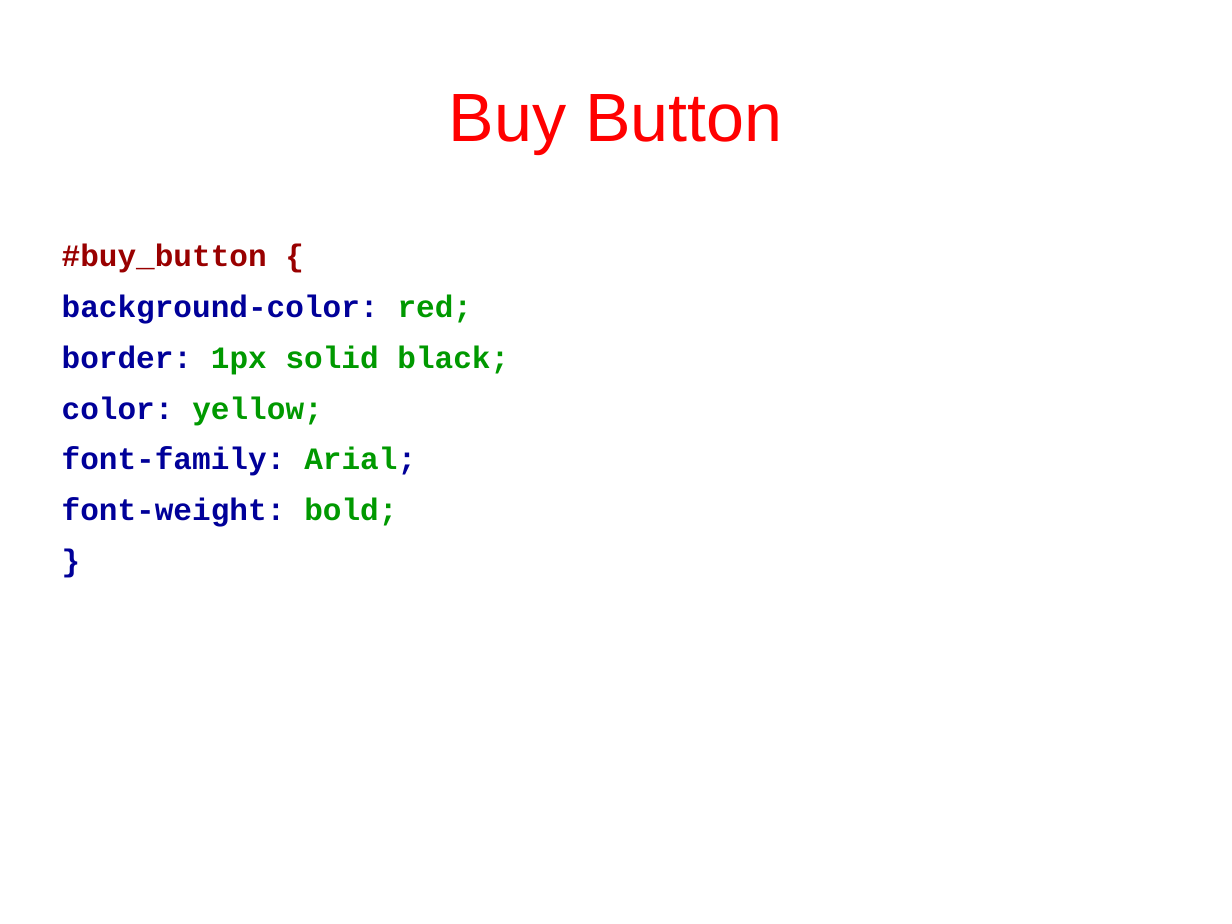
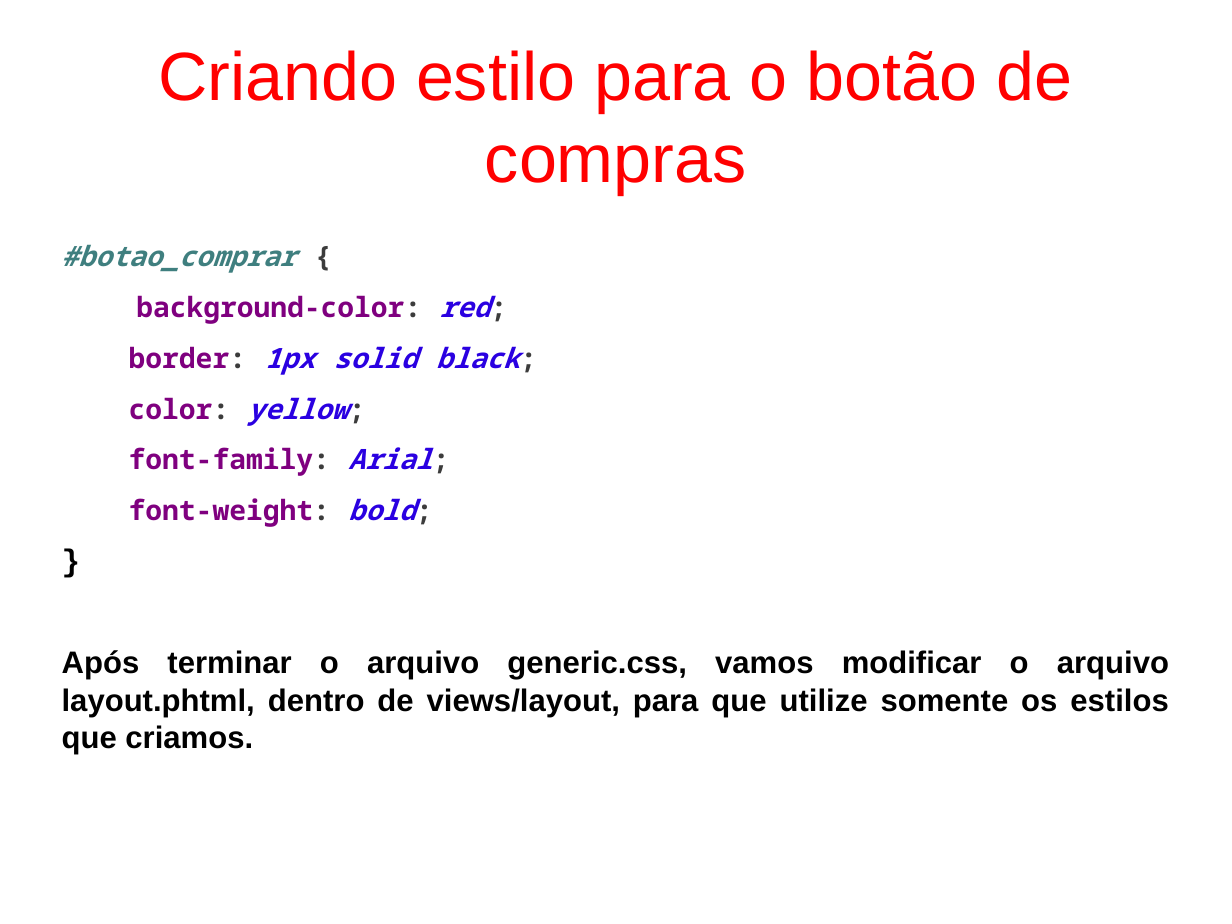
Before and after one commit to fgsl/lojasacme, a slide deck: slide 56 of docs/tutorial.odp (slide 57 before the commit). Drawn at 1232x924 pixels with LibreOffice and Linux fonts; fonts in the diff are those of the drawing. Boxes give left, top, right and bottom in pixels: in the first picture for what was removed or moved away, otherwise in the second. Text is boxed around its words. In the diff, an @@ line names an element or a change of style, - is before the commit and + after.

Commit message:
Corrige a parte de estilos da documentação #9

```diff
--- a/docs/tutorial.odp
+++ b/docs/tutorial.odp
@@ title at (x1=158, y1=50, x2=1072, y2=194): text changed @@
-Buy Button
+Criando estilo para o botão de compras
@@ text at (x1=62, y1=244, x2=297, y2=273): text changed; size 20 to 18 pt; font Courier New to Noto Sans Mono; text colour #990000 to #3F7F7F; italic on @@
-#buy_button {
+#botao_comprar {
@@ text at (x1=129, y1=295, x2=520, y2=527): size 20 to 18 pt, font Courier New to Noto Sans Mono in "background-color: red;", "border: 1px solid black;", "color: yellow;", "font-family: Arial;" and 1 more places; text colour #000099 to #7F007F in "background-color:", "border:", "color:", "font-family:" and 1 more places; text colour #000099 to #3C3C3C in "background-color:", "border:", "color:", "font-family: Arial;" and 1 more places; text colour #009900 to #2A00E1, italic on in "red;", "1px solid black;", "yellow;", "Arial;" and 1 more places; text colour #009900 to #3C3C3C in "red;", "black;", "yellow;", "bold;"; text colour #000099 to #000000 in "}" @@
@@ text at (x1=62, y1=650, x2=1169, y2=754): paragraph added @@
+Após terminar o arquivo generic.css, vamos modificar o arquivo layout.phtml, dentro de views/layout, para que utilize somente os estilos que criamos.
```
Also in this commit, not shown: 9 other slides changed, 3 slides added, 2 slides removed, 4 other files.
